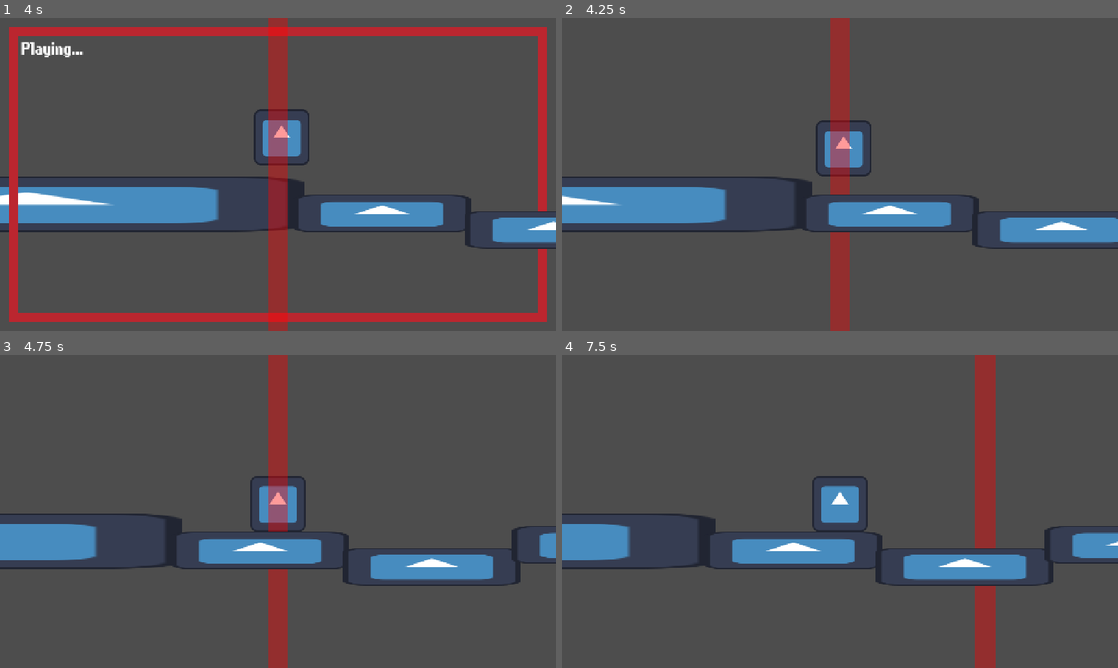
Above: before the commit, frames 1-4 (two rows, left to right).
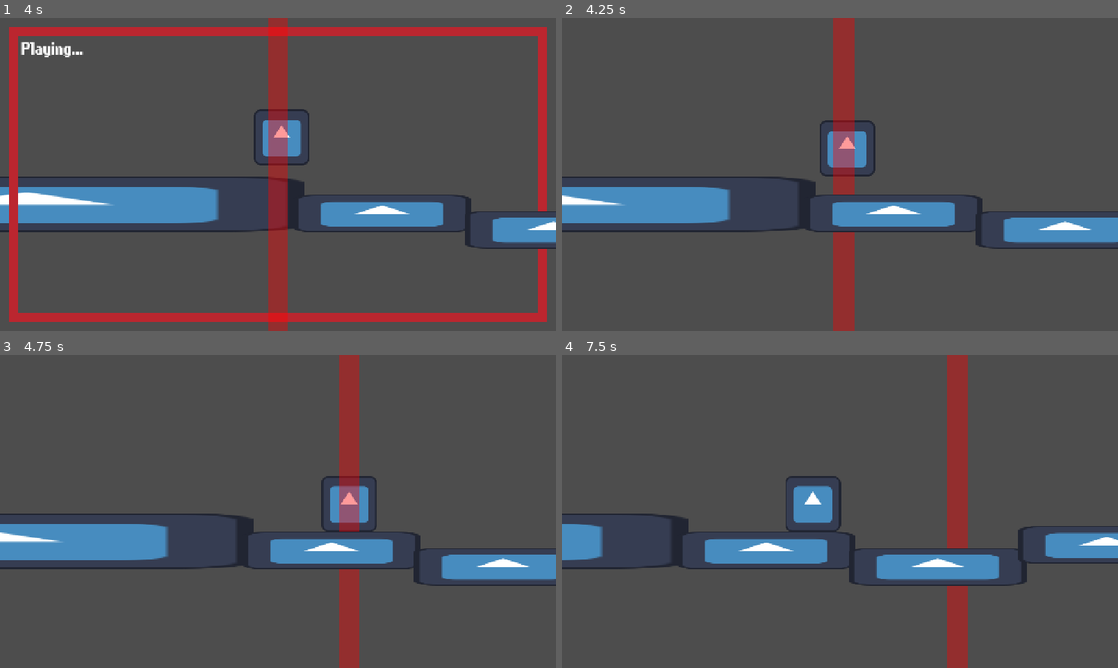
Above: after the commit, the same moments.

Repository: lucassillitoe/Steel_Jam_4_repo
Game: Godot game, scene res://Scenes/ui.tscn
Two runs of this game, one before a commit and one after it. Both use one fixed random seed, a clock stepped at 60 frames per second and the inputs below. The engine's default icon, where the game draws it, is replaced by a stand-in: a white triangle on a blue panel in a dark square.
Inputs (mouse positions are in pixels of both pictures, inside the frame that each line leads up to):
- Up to frame 1 (4 s): click "Play" at 0.5 s; tap Enter (Enter playback) at 1.25, 2.75 s; move the mouse to (400, 158) at 1.27 s; hold D (Right) 1.28-2.78 s; click (400, 158) at 1.42 s; tap Space (Jump) at 1.52, 2, 2.27, 3.77 s; move the mouse to (166, 190) at 2.02 s; move the mouse to (333, 105) at 2.77 s; hold A (Left) 2.78-3.53 s; move the mouse to (250, 237) at 3.52 s; hold D (Right) from 3.53 s (still down); click (250, 237) at 3.67 s
- Up to frame 2 (4.25 s): keep holding D (Right)
- Up to frame 3 (4.75 s): keep holding D (Right); move the mouse to (444, 558) at 4.27 s; tap Space (Jump) at 4.52 s
- Up to frame 4 (7.5 s): tap Space (Jump) at 5, 5.27, 6.77 s; move the mouse to (673, 464) at 5.02 s; release D (Right) at 5.03 s; hold A (Left) 5.03-5.78 s; tap Enter (Enter playback) at 5.75 s; move the mouse to (867, 511) at 5.77 s; hold D (Right) 5.78-6.53 s; click (867, 511) at 5.92 s; move the mouse to (756, 433) at 6.52 s; hold A (Left) from 6.53 s (still down); move the mouse to (962, 495) at 7.27 s

Frame 1 is identical in both runs. In frame 2, 2.5% of the frame differs, in the area x 0-100%, y 0-100%; in frame 3, 15%; in frame 4, 13%.

Commit message:
Update CameraMovement.gd

Diff:
--- a/steel-jam-4/Scripts/CameraMovement.gd
+++ b/steel-jam-4/Scripts/CameraMovement.gd
@@ -7,5 +7,14 @@
 
 # Called every frame. 'delta' is the elapsed time since the previous frame.
 func _process(delta: float) -> void:
-	position.x = GLOBAL_VARIABLES.PlayerPosition.x
 	position.y = 0
+
+	if GLOBAL_VARIABLES.currentState == GLOBAL_VARIABLES.state.INPUTTING:
+		if Input.is_action_just_pressed("MoveCameraRight"):
+			position.x += 50
+
+		elif Input.is_action_just_pressed("MoveCameraLeft"):
+			position.x -= 50
+
+	else:
+		position.x = GLOBAL_VARIABLES.PlayerPosition.x
